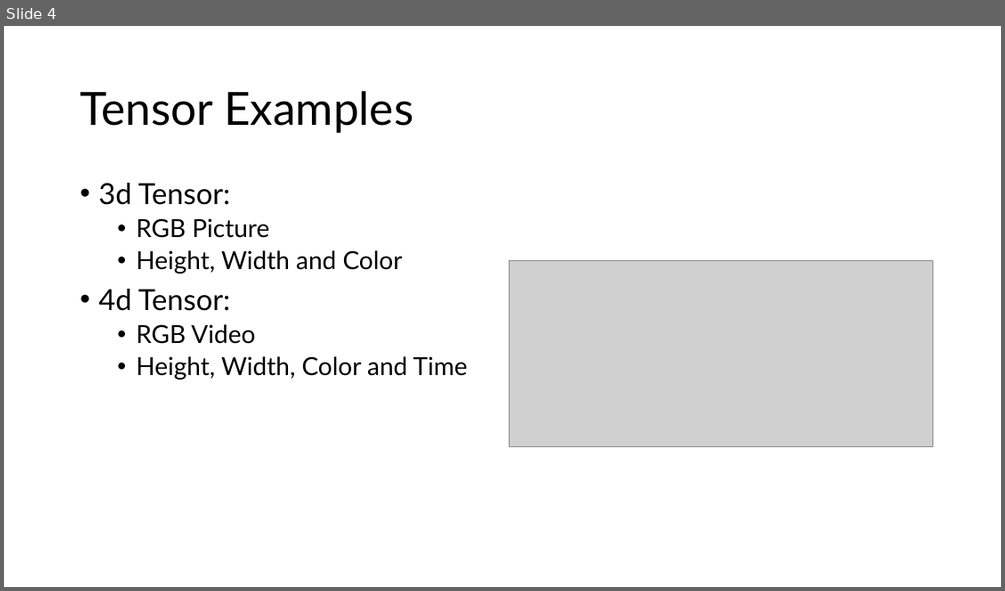
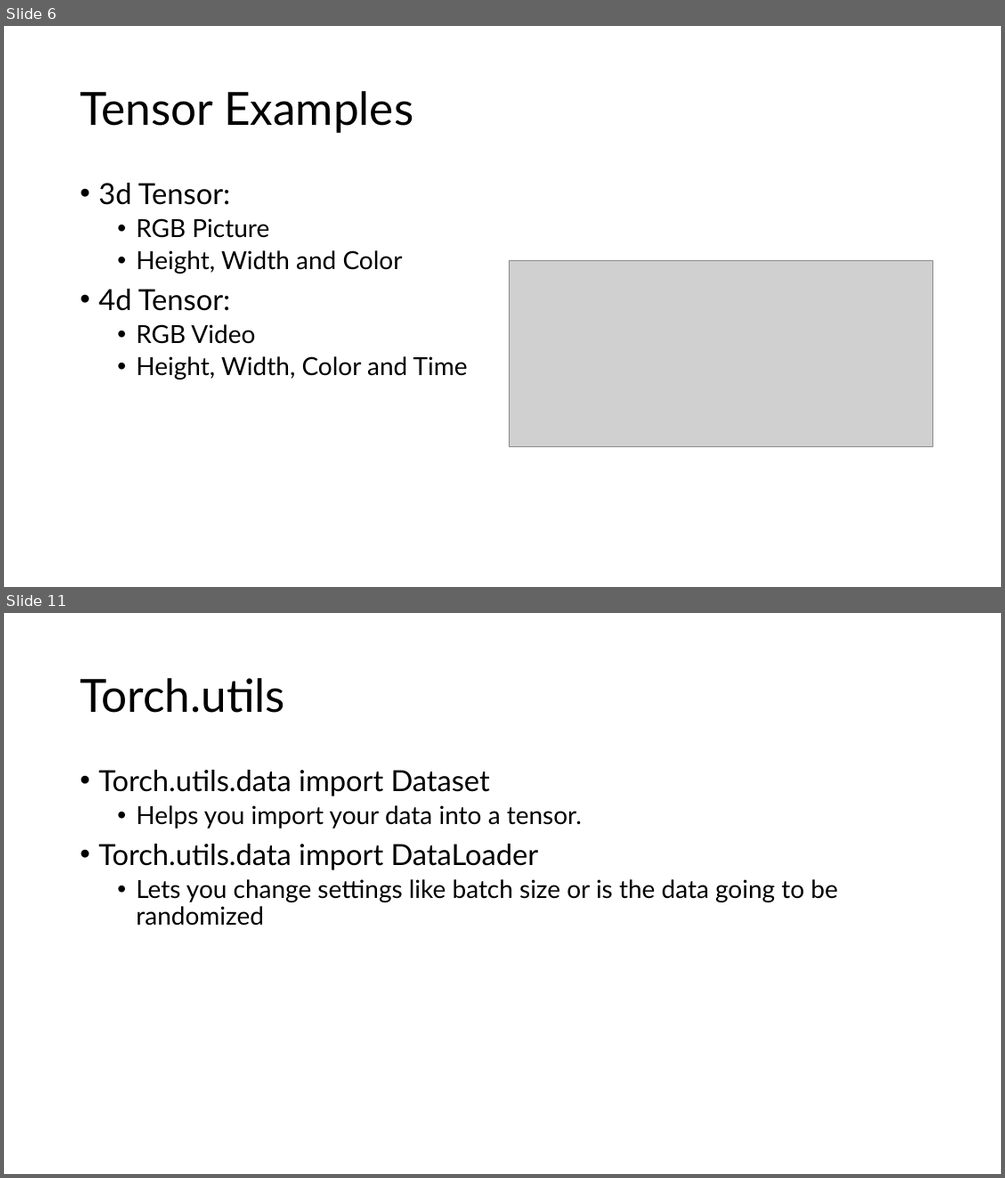
Before and after one commit to Parker2025/Pytorch, a slide deck: Introduction to Pytorch.pptx. Shown one above the other, each under a label of ours: slide 4 before the commit, slides 6 and 11 after it; the slides between them are not shown. The pictures are 1005x591 and 1005x1178 pixels, drawn with LibreOffice and Linux fonts; fonts in the diff are those of the drawing; grey boxes stand for pictures. Boxes give left, top, right and bottom in pixels: in the first picture for what was removed or moved away, otherwise in the second. Text is boxed around its words. In the diff, an @@ line names an element or a change of style, - is before the commit and + after.

```diff
--- a/Introduction to Pytorch.pptx
+++ b/Introduction to Pytorch.pptx
@@ slide 11 added at [4, 613, 1001, 1174], background #FFFFFF @@
@@ title added at [80, 678, 285, 713], 44 pt, text #000000 @@
+Torch.utils
@@ text added at [98, 770, 837, 925], 24 pt, text #000000 @@
+• Torch.utils.data import Dataset
+  • Helps you import your data into a tensor.
+• Torch.utils.data import DataLoader
+  • Lets you change settings like batch size or is the data going to be randomized
@@ what was slide 4 is now slide 6 @@
```
Also in this commit, not shown: 5 slides changed, 7 other slides added, 1 slide removed, 7 other files.
